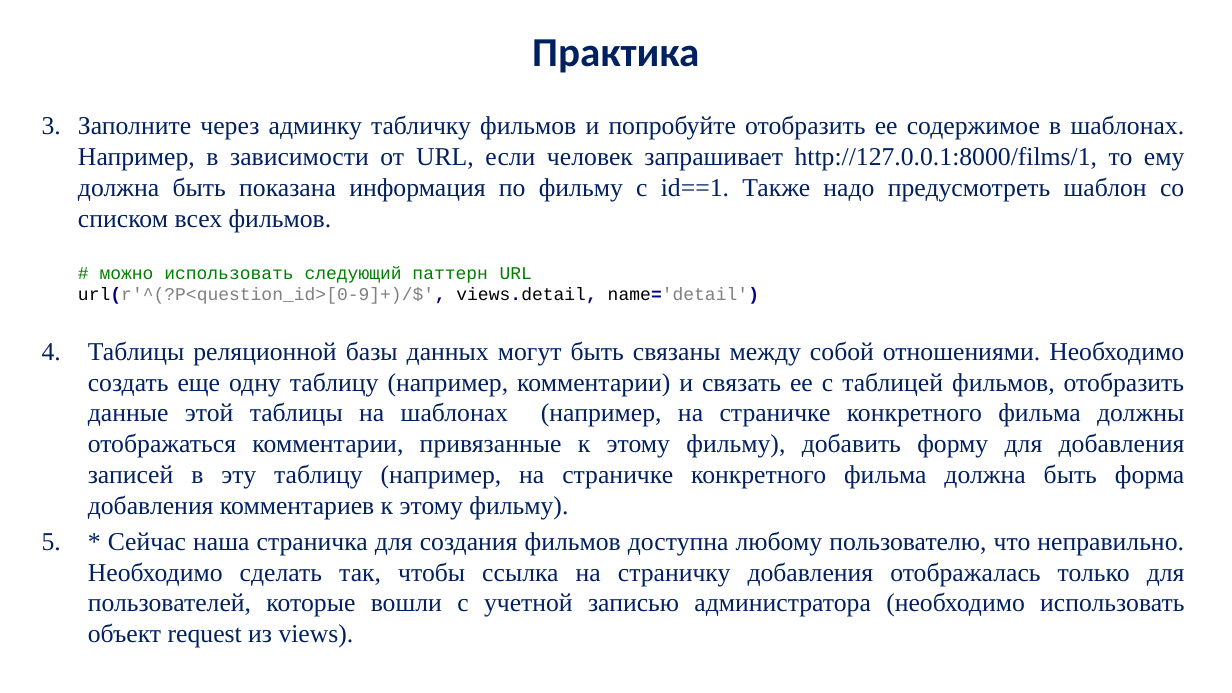
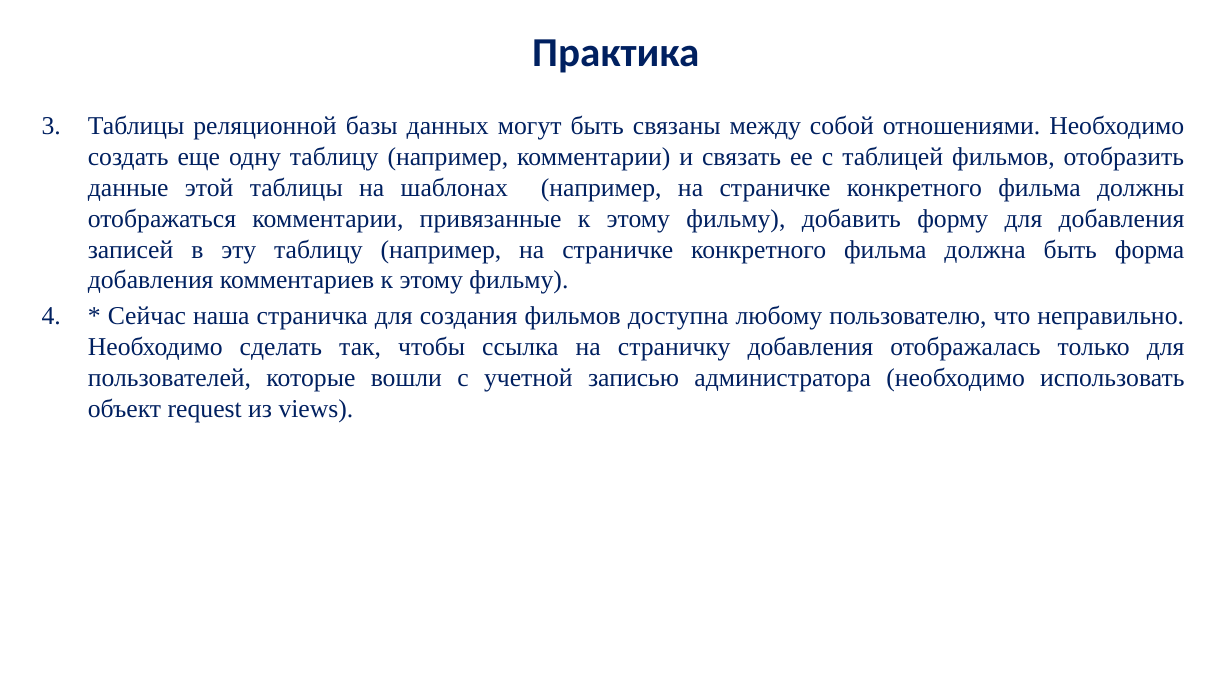
Before and after one commit to vamishnin/PythonCoursePro, a slide deck: slide 41 of Lectures/py_lec_15.pptx. Drawn at 1232x693 pixels with LibreOffice and Linux fonts; fonts in the diff are those of the drawing; background and template pictures are left out. Boxes give left, top, right and bottom in pixels: in the first picture for what was removed or moved away, otherwise in the second. Text is boxed around its words. In the diff, an @@ line names an element or a change of style, - is before the commit and + after.

```diff
--- a/Lectures/py_lec_15.pptx
+++ b/Lectures/py_lec_15.pptx
@@ text at [78,115,1185,304]: paragraphs removed @@
-3. Заполните через админку табличку фильмов и попробуйте отобразить ее содержимое в шаблонах. Например, в зависимости от URL, если человек запрашивает http://127.0.0.1:8000/films/1, то ему должна быть показана информация по фильму с id==1. Также надо предусмотреть шаблон со списком всех фильмов.
-    # можно использовать следующий паттерн URL
-    url(r'^(?P<question_id>[0-9]+)/$', views.detail, name='detail')
```
Also in this commit, not shown: 1 other slide changed.
